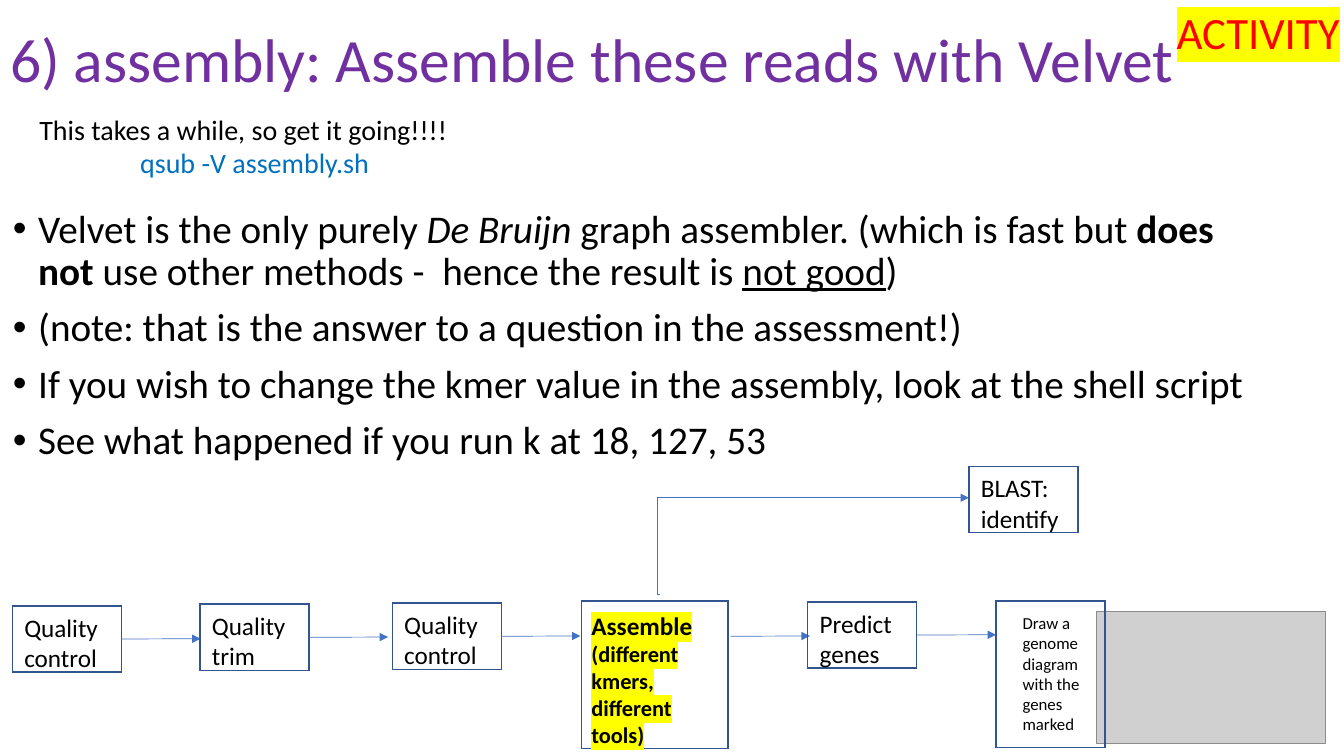
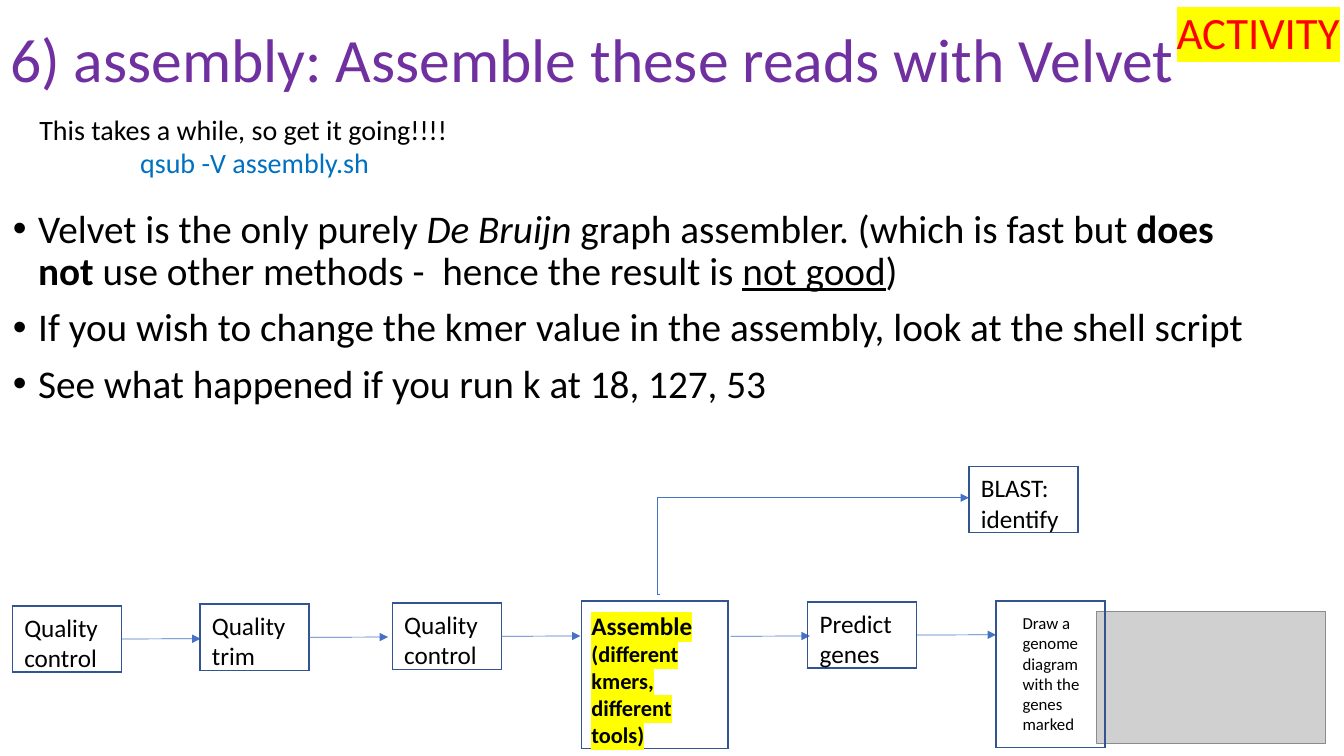
Before and after one commit to peterthorpe5/Msc_Digital_Health, a slide deck: slide 16 of powerpoint/6_assembly.pptx. Drawn at 1344x756 pixels with LibreOffice and Linux fonts; fonts in the diff are those of the drawing; grey boxes stand for pictures. Boxes give left, top, right and bottom in pixels: in the first picture for what was removed or moved away, otherwise in the second. Text is boxed around its words. In the diff, an @@ line names an element or a change of style, - is before the commit and + after.

```diff
--- a/powerpoint/6_assembly.pptx
+++ b/powerpoint/6_assembly.pptx
@@ text at [38,312,961,348]: paragraph removed @@
-• (note: that is the answer to a question in the assessment!)
```
Also in this commit, not shown: 10 other slides changed, 1 slide added, 7 other files.
